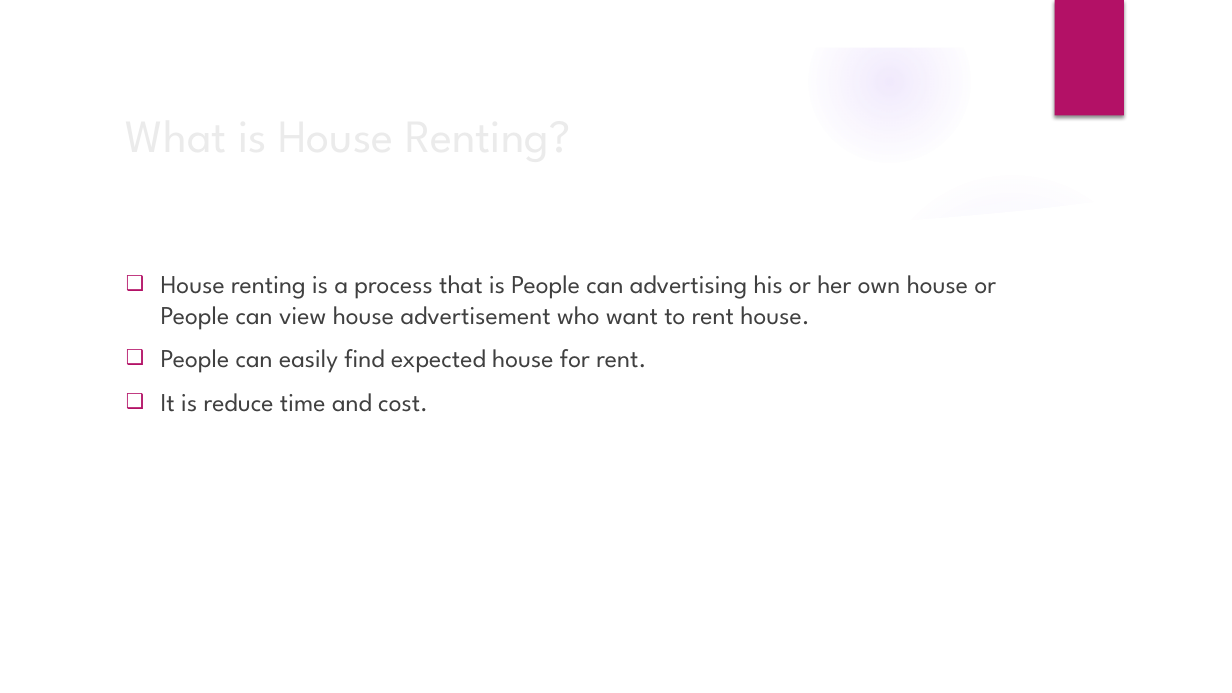
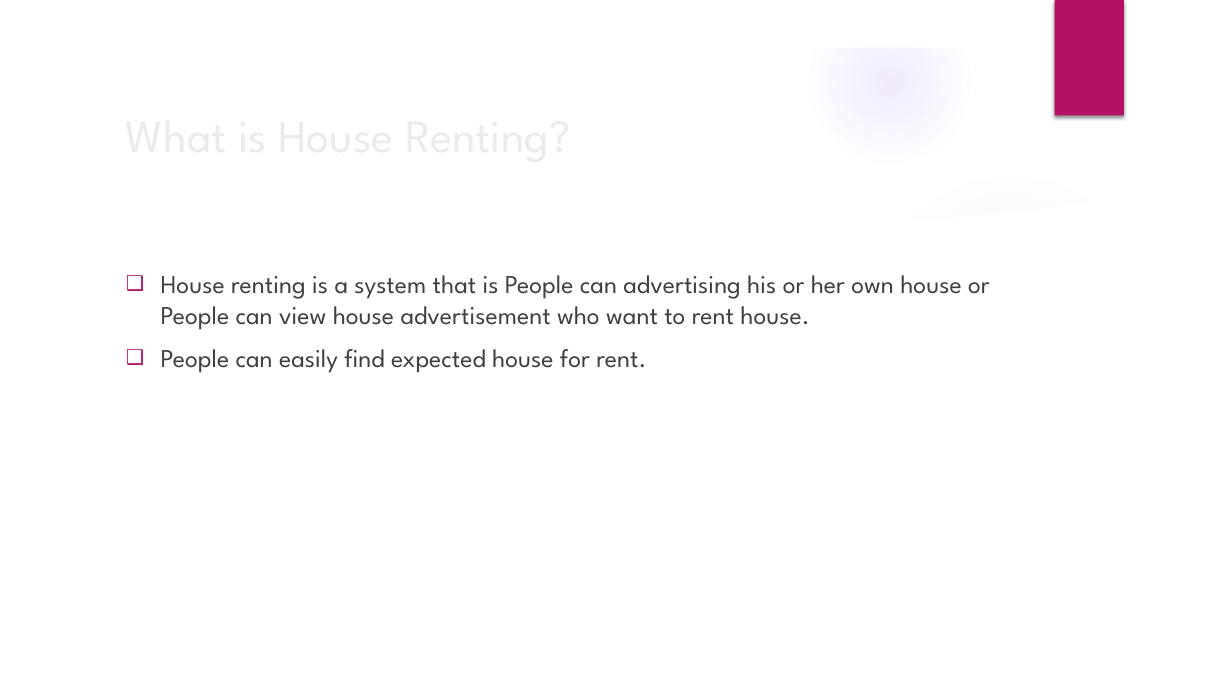
Before and after one commit to ShahabuddinAhmed/Presentation, a slide deck: slide 2 of HouseRenting.pptx. Drawn at 1232x693 pixels with LibreOffice and Linux fonts; fonts in the diff are those of the drawing; background and template pictures are left out. Boxes give left, top, right and bottom in pixels: in the first picture for what was removed or moved away, otherwise in the second. Text is boxed around its words. In the diff, an @@ line names an element or a change of style, - is before the commit and + after.

```diff
--- a/HouseRenting.pptx
+++ b/HouseRenting.pptx
@@ text at (x1=161, y1=275, x2=990, y2=330): text changed @@
-❑ House renting is a process that is People can advertising his or her own house or People can view house advertisement who want to rent house.
+❑ House renting is a system that is People can advertising his or her own house or People can view house advertisement who want to rent house.
@@ text at (x1=161, y1=393, x2=428, y2=412): paragraph removed @@
-❑ It is reduce time and cost.
```
Also in this commit, not shown: 4 other slides changed.
